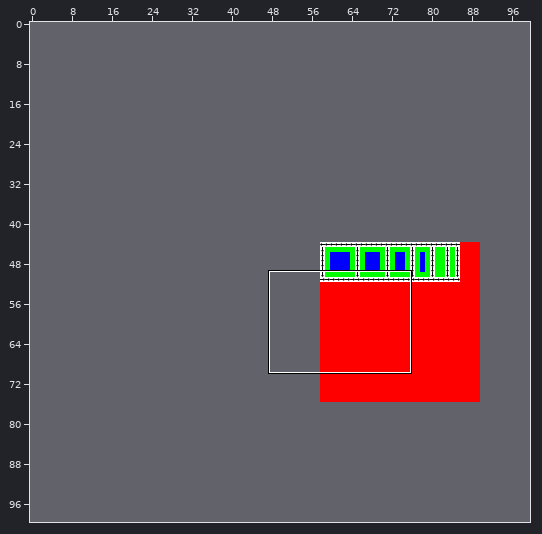
Tiled map: assets/xhr/aseprite-tiles.tmx. Above, an overview of the earlier version with the close-up marked.
Close-up. As it was:
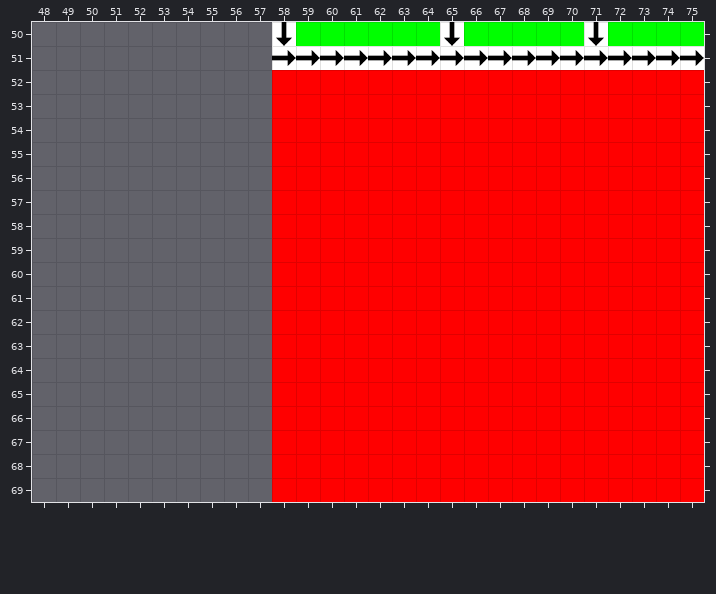
Cells are 64x64 px. Shown: x 48..75, y 50..69. The commit also changed other parts of the map, which this record leaves out. The old version is drawn lined up with the new one.
After:
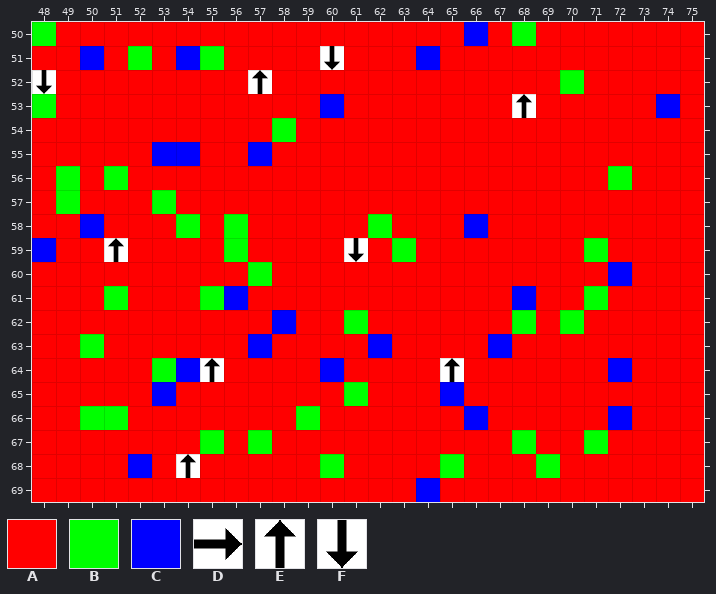
Key: from "aseprite-tiles": A 0, B 1, C 2, D 3, E 3 turned 270, F 3 turned 90.
_ is an empty cell.
Tiles replaced or removed in this view: A, B, D, F.
From old to new:
Changed rows in their new state; . is an unchanged cell.
map size 32x32 -> 100x100 cells (old content now starts at 58,44; both pictures use the new coordinates)
Layer "Tile Layer 1":
first column x 48:
50 BAAAAAAAAAAAAAAAAACA.AAAAAAA
51 AACABACBAAAAFAAACAAAAAAAAAAA
52 FAAAAAAAAE............B.....
53 BAAAAAAAAA..C.......E.....C.
54 AAAAAAAAAAB.................
55 AAAAACCAAC..................
56 ABABAAAAAA..............B...
57 ABAAABAAAA..................
58 AACAAABABA....B...C.........
59 CAAEAAAABA...F.B.......B....
60 AAAAAAAAAB..............C...
61 AAABAAABCA..........C..B....
62 AAAAAAAAAAC..B......B.B.....
63 AABAAAAAAC....C....C........
64 AAAAABCEAA..C....E......C...
65 AAAAACAAAA...B...C..........
66 AABBAAAAAA.B......C.....C...
67 AAAAAAABAB..........B..B....
68 AAAACAEAAA..B....B...B......
69 AAAAAAAAAA......C...........
Boxes around the changes in both close-ups, in picture pixels (x1, y1, x2, y2):
changed: (32, 22, 704, 502)
